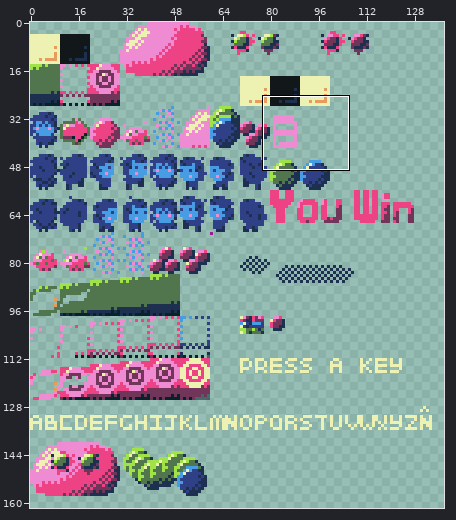
One commit to this sprite sheet: graphics/spritesheet.png. The first picture is a wide view before the edit; the outline marks the close-up.
Close-up. Before:
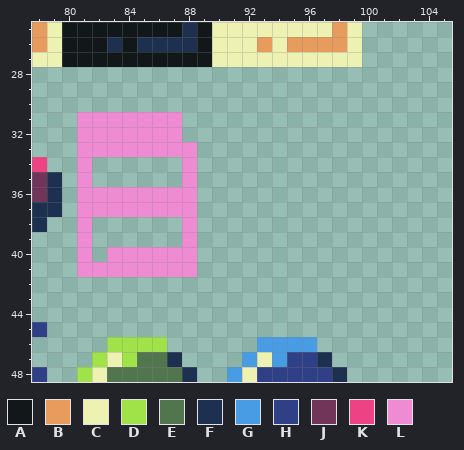
The file is 140x256 pixels. Shown: x 78..105, y 25..48. The wide view leaves out empty margins. The commit also changed other parts of the picture, which this record leaves out.
Palette (. is transparent): A #121719  B #e79b5c  C #edf1b2  D #9fe348  E #51764d  F #1d304f  G #489ce3  H #304086  J #713559  K #ed4284  L #ef8bd3
Pixels before, first column x 78:
25 BCAAAAAAAAFACCCCCCCCBC
26 BCAAAFAFFFFACCCBCBBBBC
27 CCAAAAAAAAAACCCCCCCCCC
28 ......................
29 ......................
30 ......................
31 ...LLLLLLL............
32 ...LLLLLLL............
33 ...LLLLLLLL...........
34 K..L......L...........
35 JF.L......L...........
36 JF.LLLLLLLL...........
37 FF.LLLLLLLL...........
38 F..L......L...........
39 ...L......L...........
40 ...L.LLLLLL...........
41 ...LLLLLLLL...........
42 ......................
43 ......................
44 ......................
45 H.....................
46 .....DDDD......GGGG...
47 ....DCDEEF....GCGHHF..
48 H..DCEEEEEF..GCHHHHHF.
After:
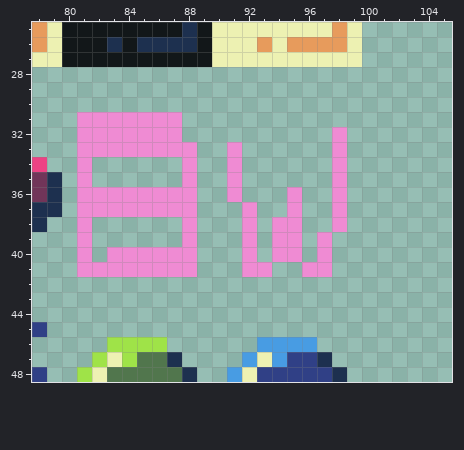
Edits made:
y 32: x 98 . -> L
y 33..35: x 91 . -> L; x 98 . -> L
y 36: x 91 . -> L; x 95 . -> L; x 98 . -> L
y 37: x 92 . -> L; x 95 . -> L; x 98 . -> L
y 38: x 92 . -> L; x 94..95 .. -> LL; x 98 . -> L
y 39..40: x 92 . -> L; x 94..95 .. -> LL; x 97 . -> L
y 41: x 92..93 .. -> LL; x 96..97 .. -> LL
